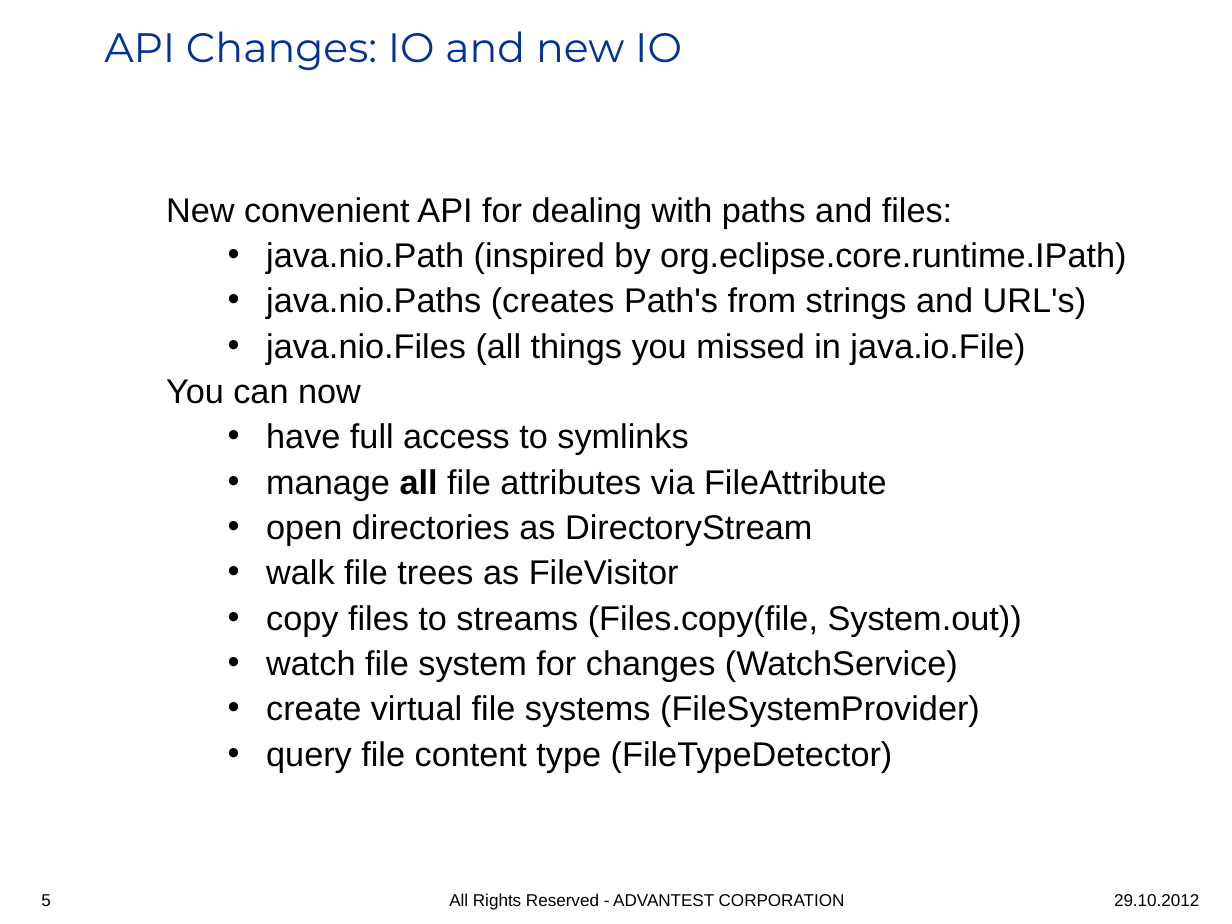
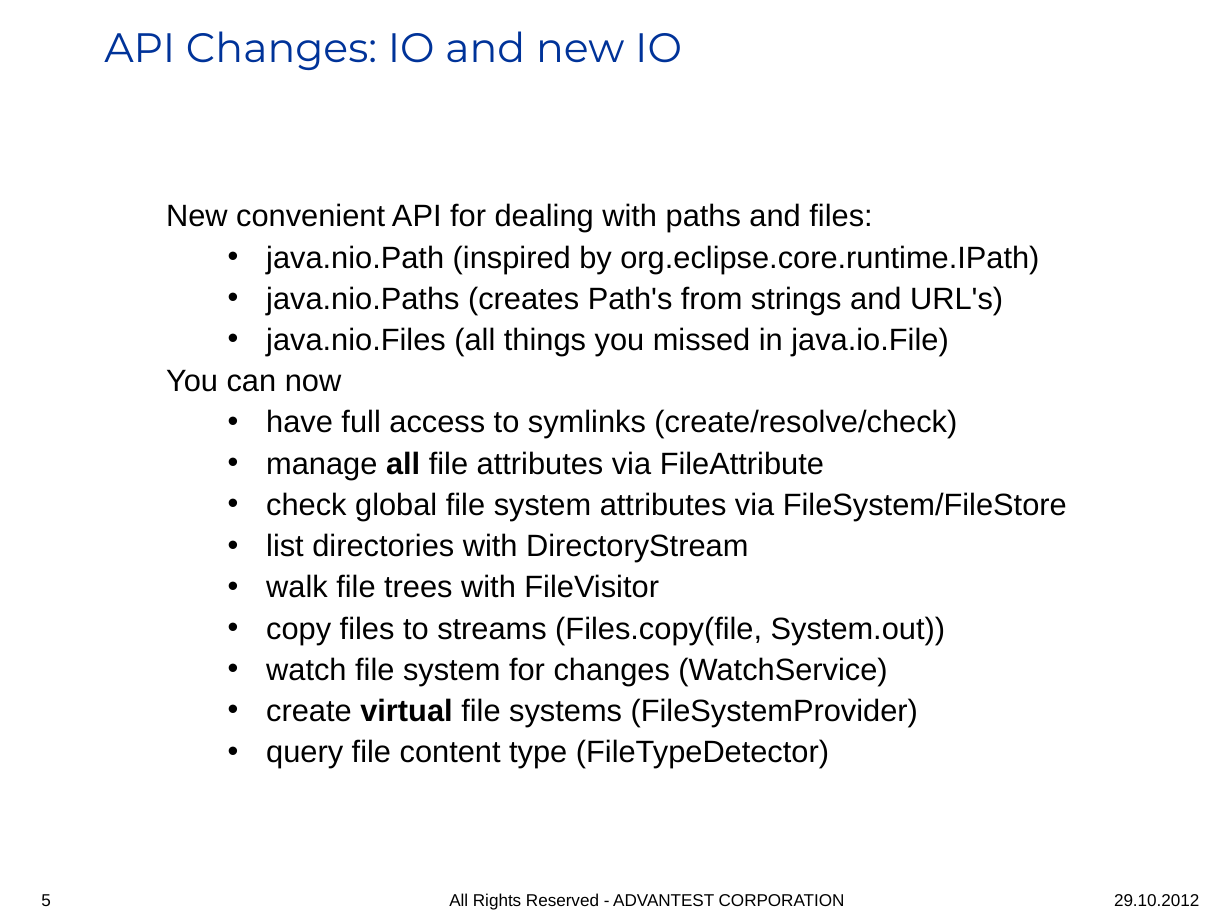
Before and after one commit to iloveeclipse/java7examples, a slide deck: slide 5 of doc/Java7_highlights.ppt. Drawn at 1232x924 pixels with LibreOffice and Linux fonts; fonts in the diff are those of the drawing; background and template pictures are left out. Boxes give left, top, right and bottom in pixels: in the first picture for what was removed or moved away, otherwise in the second. Text is boxed around its words. In the diff, an @@ line names an element or a change of style, - is before the commit and + after.

Commit message:
Watcher

```diff
--- a/doc/Java7_highlights.ppt
+++ b/doc/Java7_highlights.ppt
@@ text at box(166, 203, 1039, 768): size 20 to 18 pt in "New convenient API for dealing with paths ...", "java.nio.Path (inspired by org.eclipse.core.runtime.IPath)", "java.nio.Paths (creates Path's from strings and URL's)", "java.nio.Files (all things you missed in java.io.File)" and 6 more places; bold on in "virtual" @@
@@ text at box(266, 409, 957, 438): text changed; size 20 to 18 pt @@
-  • have full access to symlinks
+  • have full access to symlinks (create/resolve/check)
@@ text at box(266, 492, 1067, 598): text changed; size 20 to 18 pt @@
-  • open directories as DirectoryStream
-  • walk file trees as FileVisitor
+  • check global file system attributes via FileSystem/FileStore
+  • list directories with DirectoryStream
+  • walk file trees with FileVisitor
```
Also in this commit, not shown: 2 other slides changed, 2 slides added.
